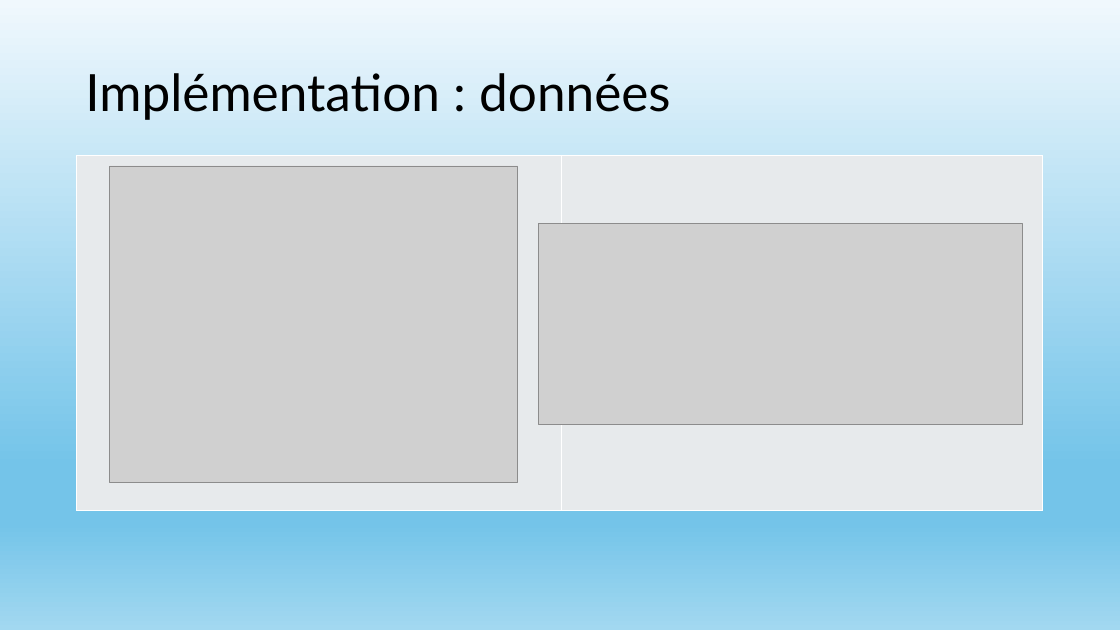
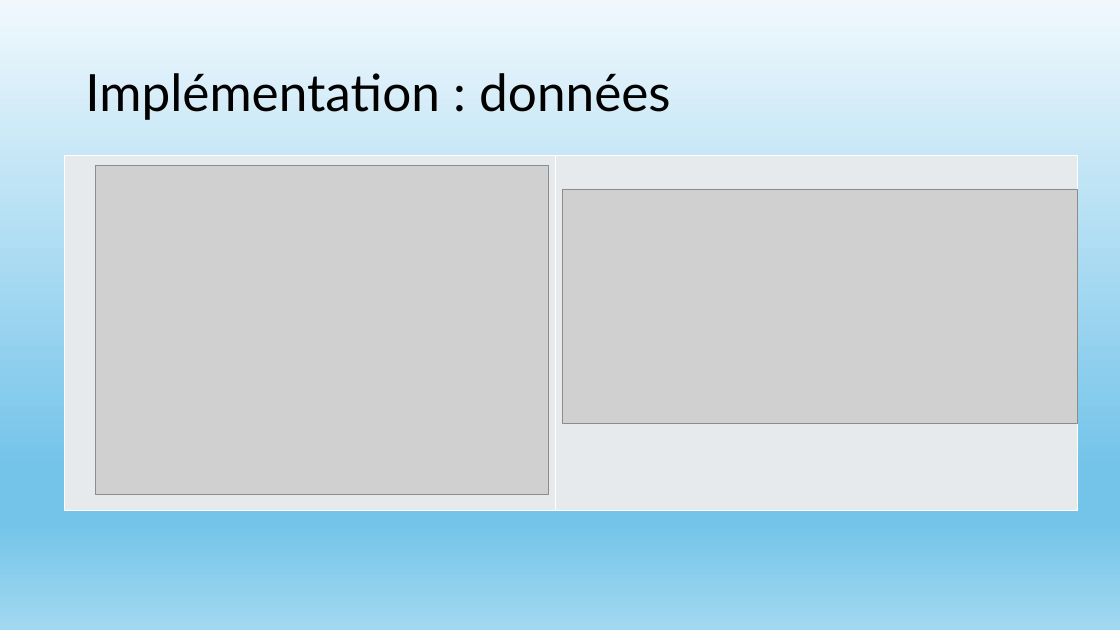
Before and after one commit to Anas-alt-del/Info-Sinistre-Auto, a slide deck: slide 3 of docs/présentation_tp_c56-c57.pptx. Drawn at 1120x630 pixels with LibreOffice and Linux fonts; fonts in the diff are those of the drawing; grey boxes stand for pictures. Boxes give left, top, right and bottom in pixels: in the first picture for what was removed or moved away, otherwise in the second. Text is boxed around its words. In the diff, an @@ line names an element or a change of style, - is before the commit and + after.

```diff
--- a/docs/présentation_tp_c56-c57.pptx
+++ b/docs/présentation_tp_c56-c57.pptx
@@ table: place and size @@
-table at bbox=[77, 155, 1044, 511]
+table at bbox=[64, 155, 1077, 511]
@@ picture: place and size @@
-picture at bbox=[110, 166, 518, 483]
+picture at bbox=[96, 166, 549, 495]
@@ picture: place and size @@
-picture at bbox=[539, 223, 1023, 424]
+picture at bbox=[562, 189, 1077, 423]
```
Also in this commit, not shown: 4 other files.
